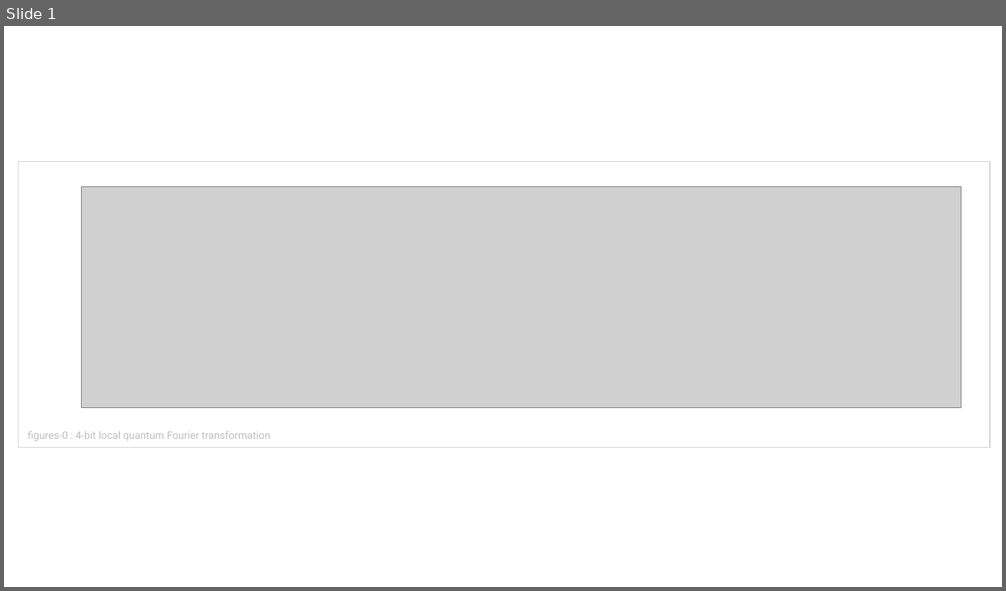
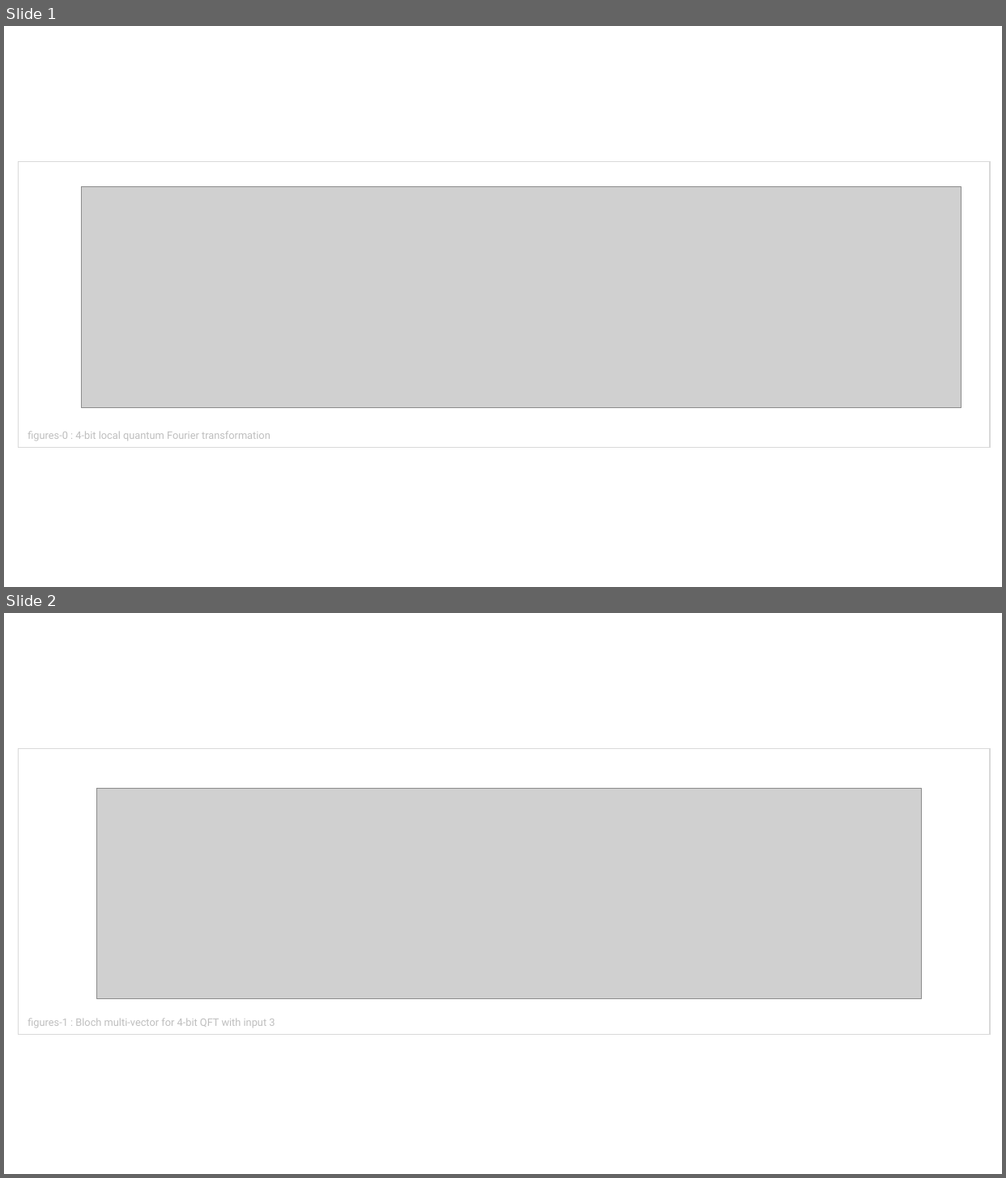
Before and after one commit to brunorijsman/quantum-internet-hackathon-2022, a slide deck: docs/figures/figures.pptx. Shown one above the other, each under a label of ours: slide 1 before the commit, slides 1 and 2 after it. The pictures are 1006x591 and 1006x1178 pixels, drawn with LibreOffice and Linux fonts; fonts in the diff are those of the drawing; grey boxes stand for pictures. Boxes give left, top, right and bottom in pixels: in the first picture for what was removed or moved away, otherwise in the second. Text is boxed around its words. In the diff, an @@ line names an element or a change of style, - is before the commit and + after.

Commit message:
Add bloch multi-vector QFT example

```diff
--- a/docs/figures/figures.pptx
+++ b/docs/figures/figures.pptx
@@ slide 2 added at <box>4,613,1002,1174</box>, background #FFFFFF @@
@@ rectangle added at <box>19,749,990,1035</box>, outline #D9D9D9 1 pt @@
@@ picture added at <box>97,788,921,999</box> @@
@@ text added at <box>27,1018,275,1028</box>, 10 pt, text #BFBFBF @@
+figures-1 : Bloch multi-vector for 4-bit QFT with input 3
```
Also in this commit, not shown: 1 slide changed, 6 other files.
